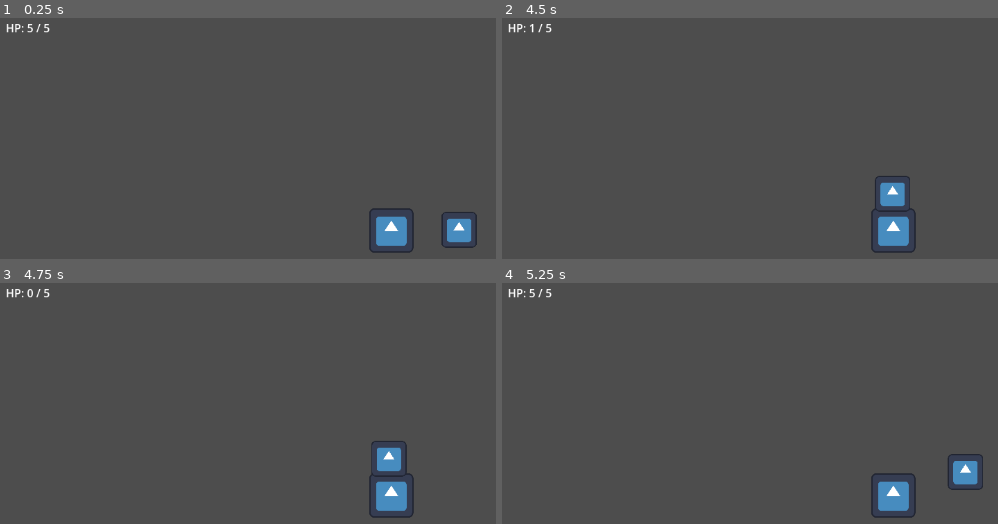
Above: before the commit, frames 1-4 (two rows, left to right).
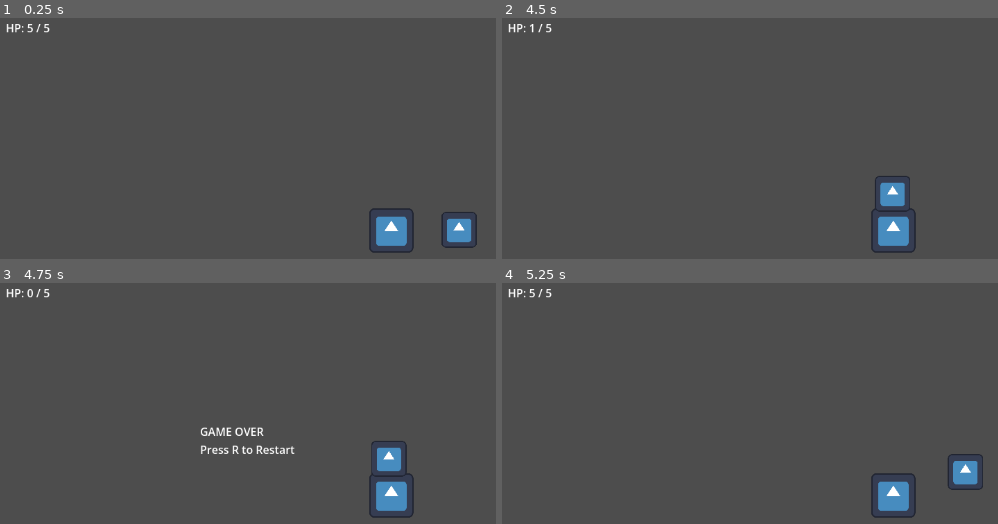
Above: after the commit, the same moments.

Repository: yenpish/chazo-fatebound
Game: Godot game, scene res://scenes/levels/test_room.tscn
The game is run twice, just before and just after one commit, with the same random seed, the same clock (stepped at 60 frames per second) and the same inputs. The engine's default icon, where the game draws it, is replaced by a stand-in: a white triangle on a blue panel in a dark square.
Inputs:
- Up to frame 1 (0.25 s): no input
- Up to frame 2 (4.5 s): hold D (move_right) 0.53-1.28 s; tap Space (attack) every 0.75 s from 0.6 to 4.35 s; tap Enter at 1.25 s; hold S (move_down) 1.28-2.03 s; hold D (move_right) 2.03-2.78 s; hold W (move_up) 2.78-3.53 s; hold A (move_left) from 3.53 s (still down); tap R (restart) at 4.25 s
- Up to frame 3 (4.75 s): keep holding A (move_left)
- Up to frame 4 (5.25 s): tap R (restart) at 5 s; release A (move_left) at 5.03 s; hold S (move_down) from 5.03 s (still down); tap Space (attack) at 5.1 s

Frames 1-2 are identical in both runs. In frame 3, 0.6% of the frame differs, in the area x 40-60%, y 59-71%; in frame 4, nothing differs.

Commit message:
Added game over HUD message

Diff:
--- a/scenes/levels/test_room.tscn
+++ b/scenes/levels/test_room.tscn
@@ -16,3 +16,4 @@
 position = Vector2(120, 0)
 
 [connection signal="hp_changed" from="Player" to="HUD" method="update_hp"]
+[connection signal="player_died" from="Player" to="HUD" method="show_game_over"]
--- a/scenes/ui/hud.tscn
+++ b/scenes/ui/hud.tscn
@@ -11,3 +11,12 @@
 offset_right = 84.0
 offset_bottom = 43.0
 text = "HP: 5 / 5"
+
+[node name="GameOverLabel" type="Label" parent="." unique_id=1694999448]
+visible = false
+offset_left = 300.0
+offset_top = 220.0
+offset_right = 437.0
+offset_bottom = 269.0
+text = "GAME OVER
+Press R to Restart"
--- a/scripts/player/player.gd
+++ b/scripts/player/player.gd
@@ -1,6 +1,7 @@
 extends CharacterBody2D
 
 signal hp_changed(current_hp: int, max_hp: int)
+signal player_died
 
 @export var move_speed: float = 180.0
 @export var max_hp: int = 5
@@ -112,5 +113,8 @@
 func die() -> void:
 	is_dead = true
 	velocity = Vector2.ZERO
+
+	player_died.emit()
+
 	print("Player defeated / Game Over")
 	print("Press R to restart")
--- a/scripts/ui/hud.gd
+++ b/scripts/ui/hud.gd
@@ -1,6 +1,7 @@
 extends CanvasLayer
 
 @onready var hp_label: Label = $HPLabel
+@onready var game_over_label: Label = $GameOverLabel
 
 func update_hp(current_hp: int, max_hp: int) -> void:
 	if hp_label == null:
@@ -11,3 +12,13 @@
 		return
 
 	hp_label.text = "HP: %d / %d" % [current_hp, max_hp]
+
+func show_game_over() -> void:
+	if game_over_label == null:
+		game_over_label = get_node_or_null("GameOverLabel")
+
+	if game_over_label == null:
+		print("HUD error: GameOverLabel not found")
+		return
+
+	game_over_label.visible = true
